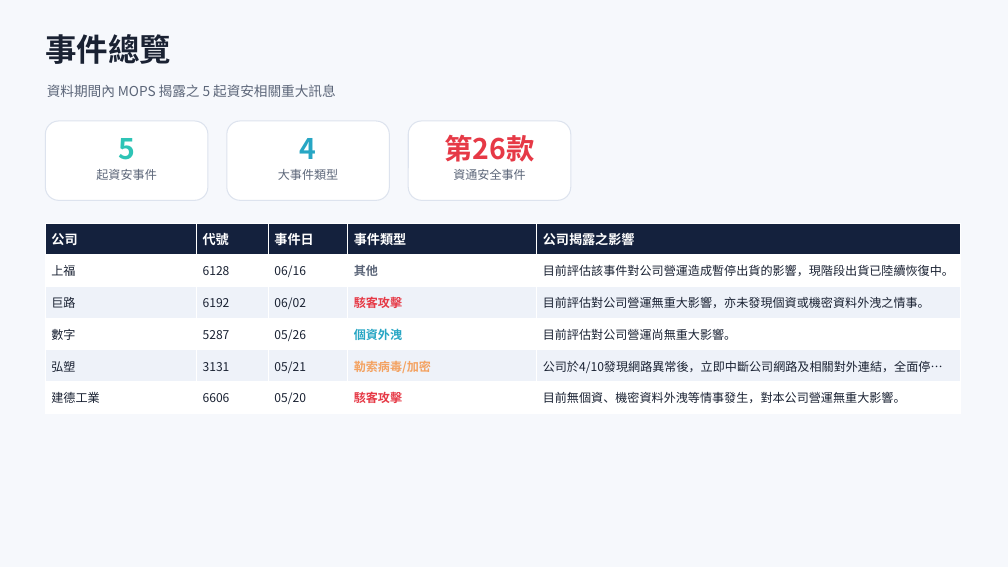
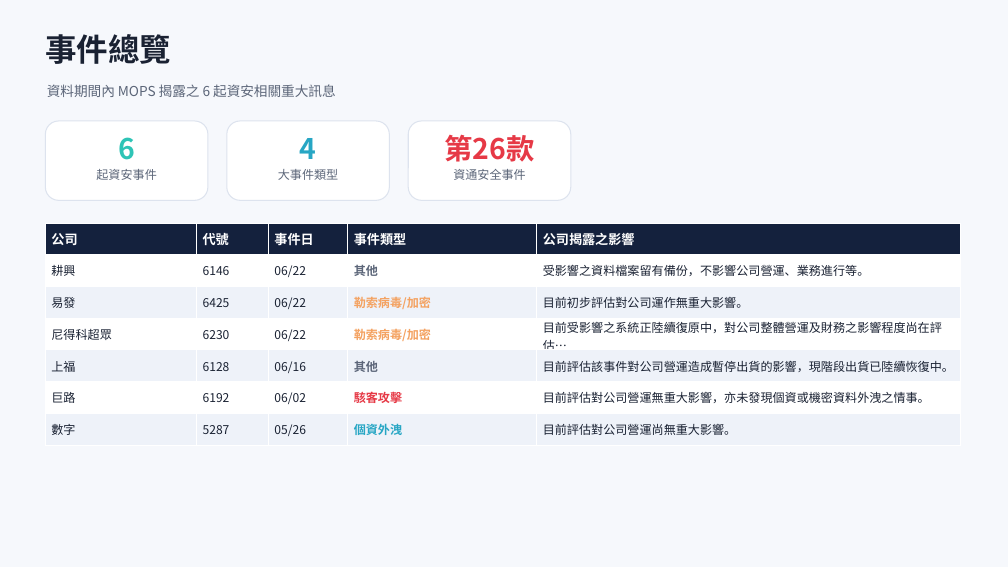
Before and after one commit to Johnnylin77/mops-isec-monitor, a slide deck: slide 2 of 資安事件因應分析.pptx. Drawn at 1008x567 pixels with LibreOffice and Linux fonts; fonts in the diff are those of the drawing. Boxes give left, top, right and bottom in pixels: in the first picture for what was removed or moved away, otherwise in the second. Text is boxed around its words. In the diff, an @@ line names an element or a change of style, - is before the commit and + after.

Commit message:
MOPS report: 2026-06-23

```diff
--- a/資安事件因應分析.pptx
+++ b/資安事件因應分析.pptx
@@ text at (47,84,336,97): text changed @@
-資料期間內 MOPS 揭露之 5 起資安相關重大訊息
+資料期間內 MOPS 揭露之 6 起資安相關重大訊息
@@ text at (118,137,135,160): text changed @@
-5
+6
@@ table at (45,223,960,445) @@
+row 2: 耕興 | 6146 | 06/22 | 其他 | 受影響之資料檔案留有備份，不影響公司營運、業務進行等。
+row 3: 易發 | 6425 | 06/22 | 勒索病毒/加密 | 目前初步評估對公司運作無重大影響。
+row 4: 尼得科超眾 | 6230 | 06/22 | 勒索病毒/加密 | 目前受影響之系統正陸續復原中，對公司整體營運及財務之影響程度尚在評估…
-row 5: 弘塑 | 3131 | 05/21 | 勒索病毒/加密 | 公司於4/10發現網路異常後，立即中斷公司網路及相關對外連結，全面停…
-row 6: 建德工業 | 6606 | 05/20 | 駭客攻擊 | 目前無個資、機密資料外洩等情事發生，對本公司營運無重大影響。
```
Also in this commit, not shown: 5 other slides changed, 2 other files.
